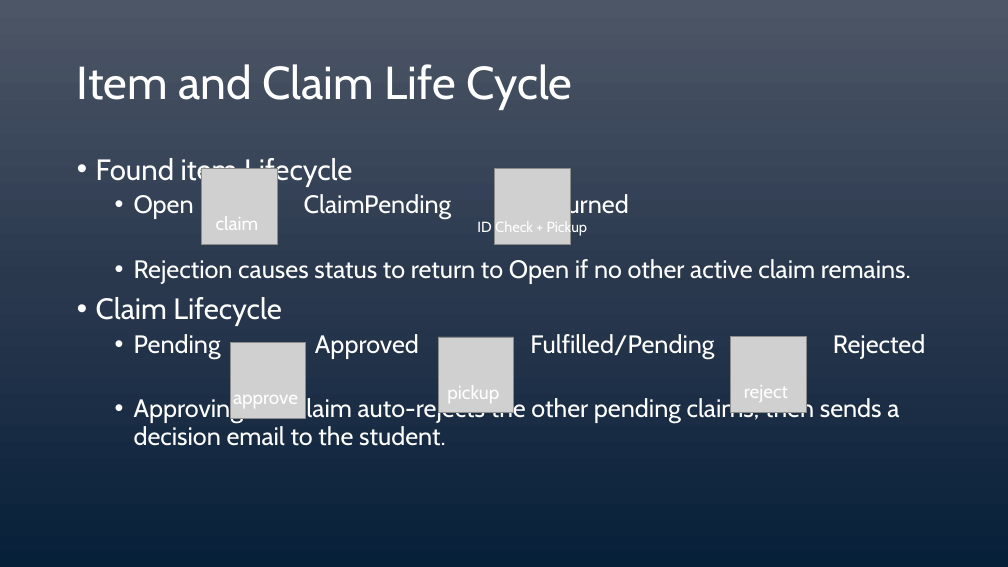
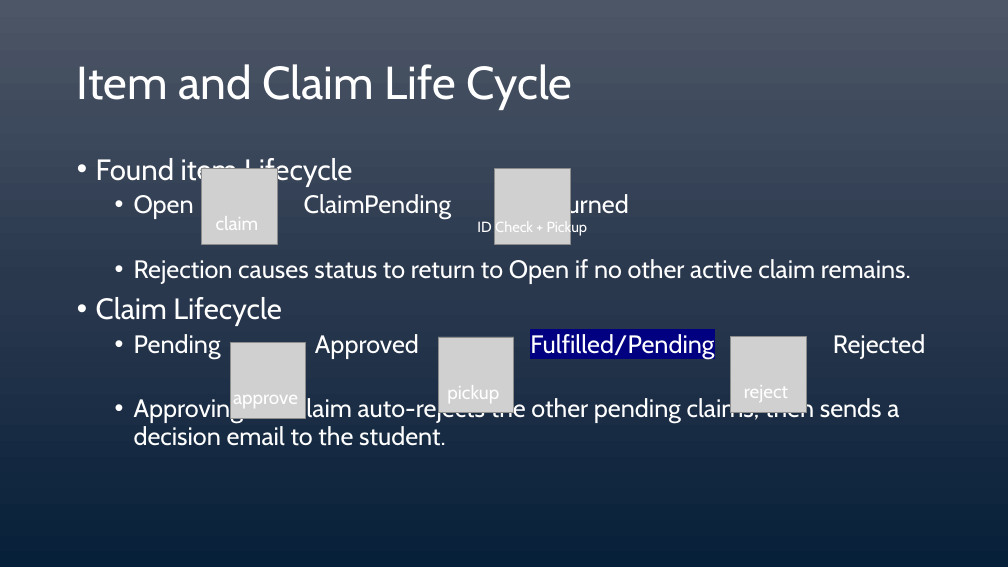
Before and after one commit to Milwacko/CS-3321-GroupProject, a slide deck: slide 5 of CampusFind.pptx. Drawn at 1008x567 pixels with LibreOffice and Linux fonts; fonts in the diff are those of the drawing; grey boxes stand for pictures. Boxes give left, top, right and bottom in pixels: in the first picture for what was removed or moved away, otherwise in the second. Text is boxed around its words. In the diff, an @@ line names an element or a change of style, - is before the commit and + after.

```diff
--- a/CampusFind.pptx
+++ b/CampusFind.pptx
@@ text at [134,334,926,359]: highlight none to #000080 in "Fulfilled/Pending" @@
```
Also in this commit, not shown: 4 other slides changed.
